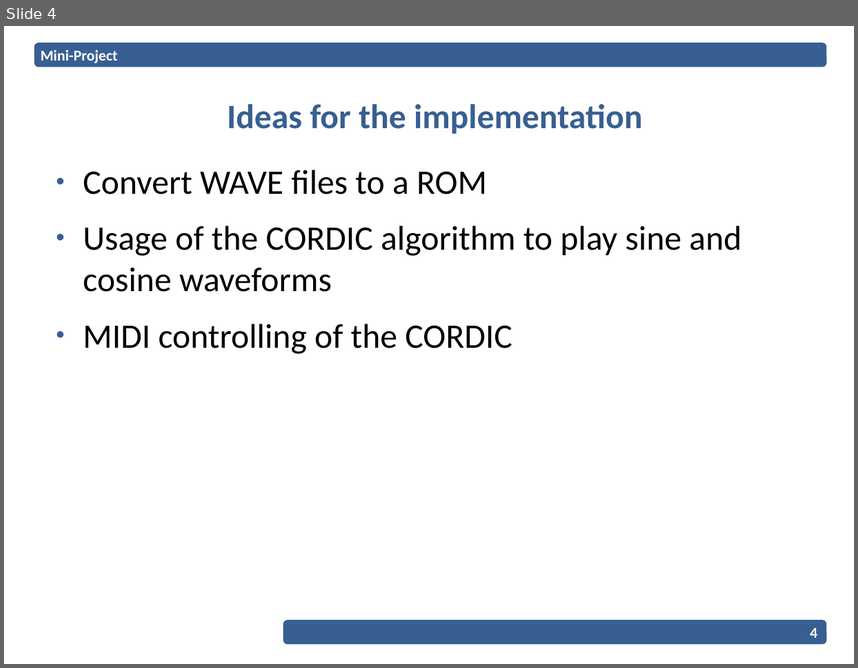
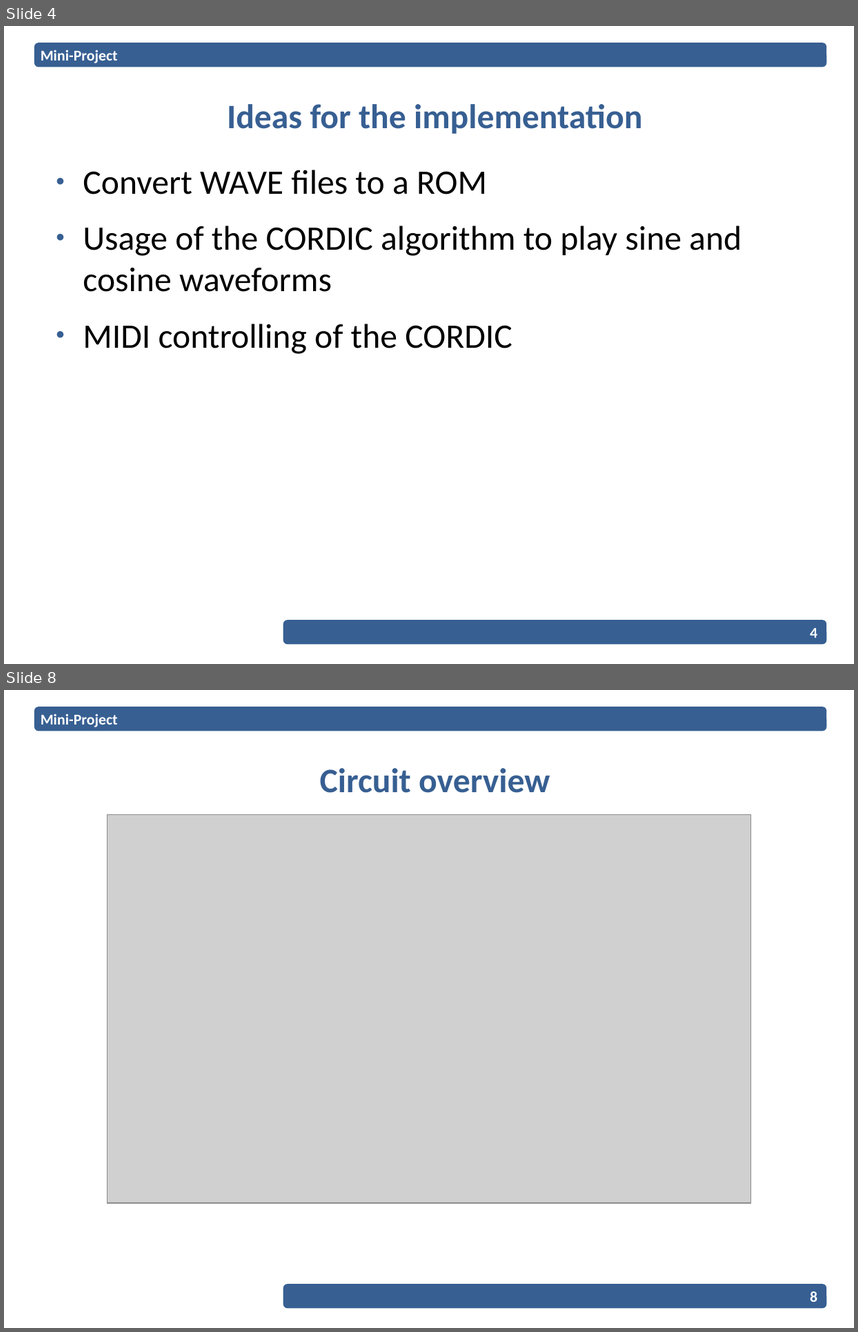
Before and after one commit to EPiCS/soundgates, a slide deck: miniproject-presentation/Presentation.odp. Shown one above the other, each under a label of ours: slide 4 before the commit, slides 4 and 8 after it; the slides between them are not shown. The pictures are 858x668 and 858x1332 pixels, drawn with LibreOffice and Linux fonts; fonts in the diff are those of the drawing; grey boxes stand for pictures; background and template pictures are left out. Boxes give left, top, right and bottom in pixels: in the first picture for what was removed or moved away, otherwise in the second. Text is boxed around its words. In the diff, an @@ line names an element or a change of style, - is before the commit and + after.

Commit message:
Final Presentation (2 versions) with detailed circuit overview

```diff
--- a/miniproject-presentation/Presentation.odp
+++ b/miniproject-presentation/Presentation.odp
@@ slide 8 added at box(4, 690, 854, 1328), background #FFFFFF; not listed: 2 template elements that a slide beside it also shows @@
@@ text added at box(41, 714, 118, 727), 14 pt, text #FFFFFF, bold @@
+Mini-Project
@@ title added at box(320, 768, 550, 793), 32 pt, text #375F92, bold @@
+Circuit overview
@@ picture added at box(107, 815, 751, 1203) @@
@@ page number added at box(810, 1291, 818, 1301), 14 pt, text #FFFFFF, bold @@
+8
```
Also in this commit, not shown: 1 slide changed, 4 other slides added, 15 other files.
